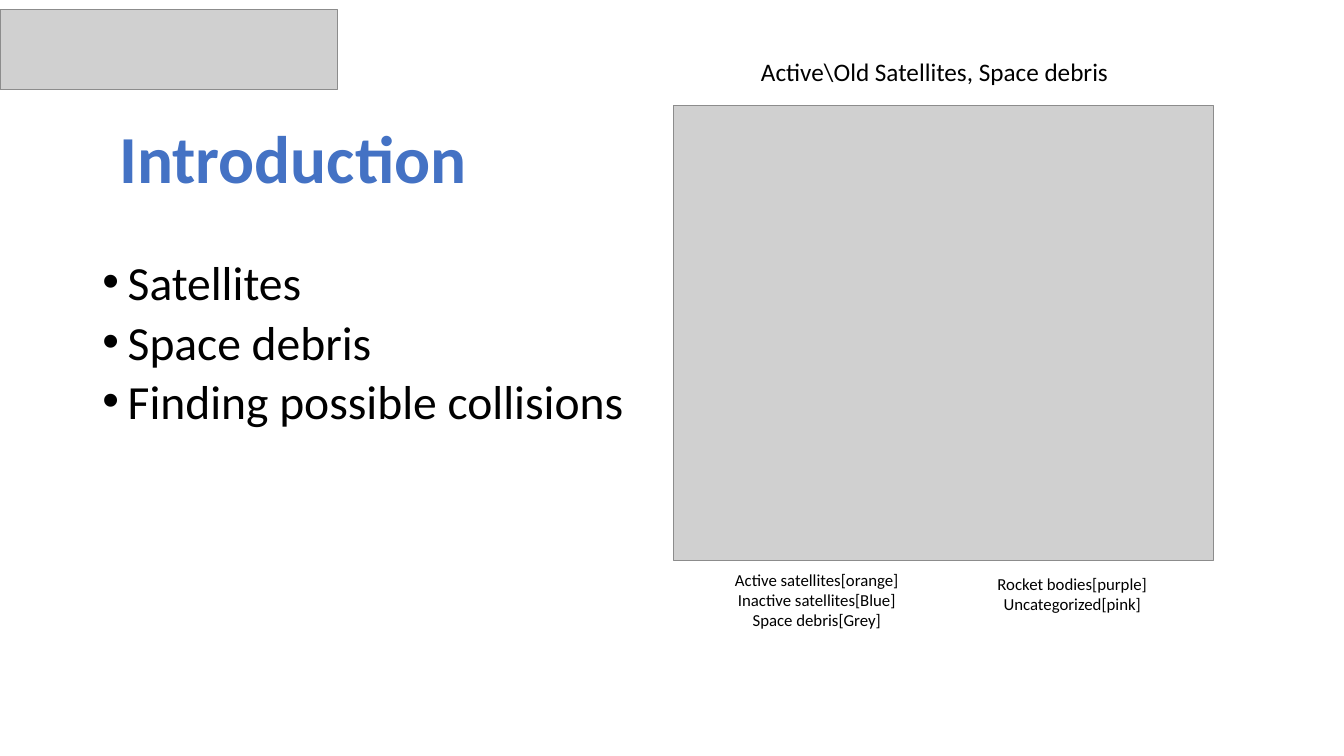
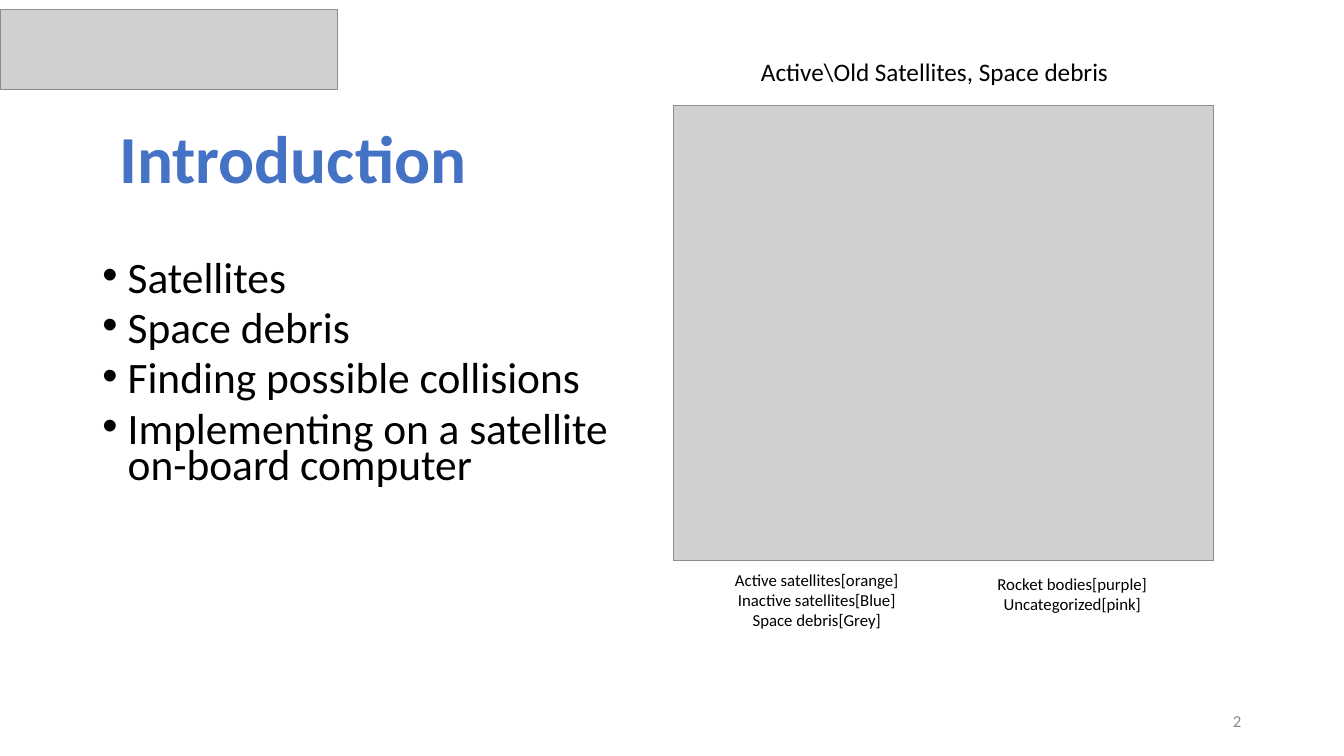
Before and after one commit to ommersh/Final-Project, a slide deck: slide 2 of Capstone Project Phase B–23-2-D-17.pptx. Drawn at 1344x756 pixels with LibreOffice and Linux fonts; fonts in the diff are those of the drawing; grey boxes stand for pictures. Boxes give left, top, right and bottom in pixels: in the first picture for what was removed or moved away, otherwise in the second. Text is boxed around its words. In the diff, an @@ line names an element or a change of style, - is before the commit and + after.

```diff
--- a/Capstone Project Phase B–23-2-D-17.pptx
+++ b/Capstone Project Phase B–23-2-D-17.pptx
@@ text at bbox=[128, 263, 580, 401]: size 34 to 31 pt in "Satellites", "Space debris", "Finding possible collisions"; line spacing 0.8 to 0.7 @@
@@ text at bbox=[128, 414, 607, 487]: paragraph added @@
+• Implementing on a satellite on-board computer
@@ page number added at bbox=[1233, 716, 1241, 727], 12 pt, text #8C8C8C @@
+2
```
Also in this commit, not shown: 18 other slides changed, 8 slides added, 2 slides removed, 2 other files.
